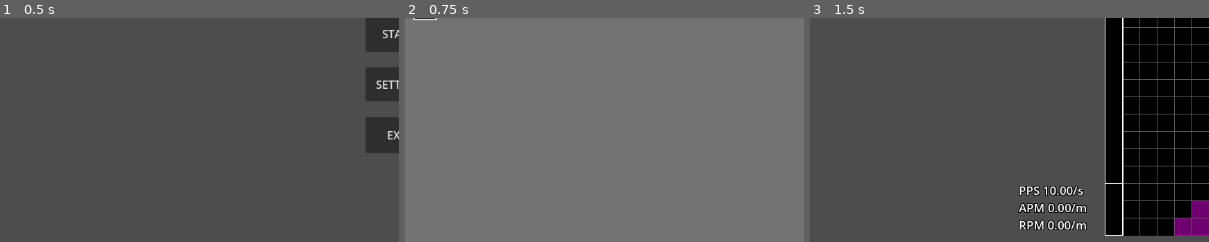
Above: before the commit, frames 1-3 (left to right).
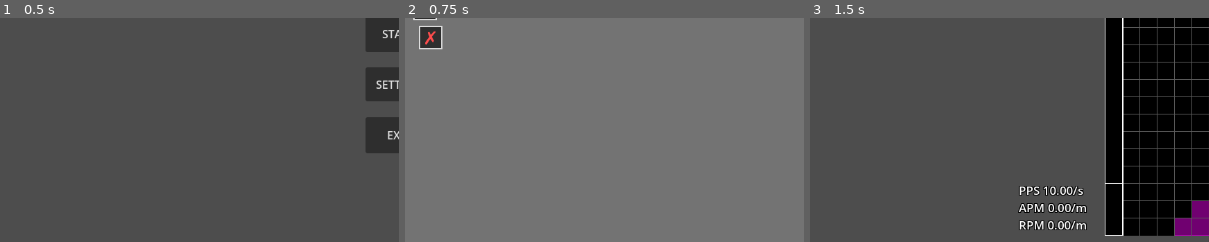
Above: after the commit, the same moments.

Repository: muderstar/TowerTris
Game: Godot game, scene res://Tscns/main_menu.tscn
Same seed, same stepped clock (60 frames per second), same inputs: the game is played once before the commit and once after it.
Inputs:
- Up to frame 1 (0.5 s): no input
- Up to frame 2 (0.75 s): click "START" at 0.5 s
- Up to frame 3 (1.5 s): click "START" at 1.25 s
The pictures show only the part of the screen within x 0-50%, y 40-90%; the shares and areas given below are measured in that part.

Frame 1 is identical in both runs. In frame 2, 0.6% of the frame differs, in the area x 3-10%, y 3-15%; in frame 3, nothing differs.

Commit message:
增加Allspin模式

Diff:
--- a/Scripts/buff_chose/buff_chose_area.gd
+++ b/Scripts/buff_chose/buff_chose_area.gd
@@ -52,6 +52,7 @@
 	"SuddenlyDeath_9": "突然死亡IV：垃圾行在缓冲结束后就会一次性全部上涨，缓冲时间大幅度缩短",
 	"SuddenlyDeath_10": "突然死亡X：垃圾行在缓冲结束后就会一次性全部上涨，缓冲时间极大幅度缩短",
 	"Invisible_1":"隐形I：开启隐形",
+	"Allspin_1":"全旋I：启用Allspin，当消行类型与行数都与上次完全一致时立刻上涨一行垃圾行",
 }
 
 
@@ -113,6 +114,7 @@
 	"SuddenlyDeath_9": {"suddenly_death_mode": true,"drop_limit_cancel":true,"buffer_duration":1},
 	"SuddenlyDeath_10": {"suddenly_death_mode": true,"drop_limit_cancel":true,"buffer_duration":0.5},
 	"Invisible_1": {"tetris_invisible": 1},
+	"Allspin_1": {"tetris_allspin": 1},
 }
 
 # ToggleBox 节点引用（可在编辑器中拖入或由代码动态添加）
--- a/Scripts/main_game/garbage_line_controller.gd
+++ b/Scripts/main_game/garbage_line_controller.gd
@@ -212,7 +212,7 @@
 ## ========== 强制上涨系统（核心功能） ==========
 
 ## 强制上涨行数（通用功能，支持自定义行数据生成器）
-func force_raise_rows(row_count: int, row_generator: Callable) -> bool:
+func force_raise_rows(row_count: int, row_generator: Callable, skip_piece_handling: bool = false) -> bool:
 	if row_count <= 0:
 		return false
 
@@ -221,7 +221,7 @@
 
 	# 如果tetris_controller存在，先清除当前方块并记录其位置
 	var current_pos = null
-	if tetris_controller:
+	if tetris_controller and not skip_piece_handling:
 		# 保存当前方块位置
 		current_pos = tetris_controller.current_position
 		# 清除当前方块（从版面上移除）
@@ -288,8 +288,8 @@
 			tetris_controller._game_over("方块堆积过高")
 		return false
 
-	# 如果tetris_controller存在，恢复当前方块（位置向上移动row_count行）
-	if tetris_controller and current_pos != null:
+	# 如果tetris_controller存在且需要处理当前方块，恢复当前方块（位置向上移动row_count行）
+	if tetris_controller and not skip_piece_handling and current_pos != null:
 		# 计算新位置：Y坐标向上移动row_count行（减小）
 		var new_pos = Vector2i(current_pos.x, current_pos.y - row_count)
 
@@ -725,6 +725,36 @@
 		# 不返回 0 表示有数据进入队列
 		return _pending_rise_queue.size()
 
+## Allspin：上涨 x 行标准垃圾行（直接插入版面，不走延迟队列，消行完成后调用）
+func insert_allspin_garbage_directly(row_count: int = 1) -> void:
+	if row_count <= 0:
+		return
+	var all_holes = []
+	for i in range(row_count):
+		var hole = _get_next_hole_position()
+		if hole.is_empty():
+			return
+		all_holes.append(hole)
+	# 创建行生成器
+	var gen = _generate_garbage_row_generator(all_holes[0], false)
+	force_raise_rows(row_count, gen, true)
+
+## Allspin：上涨 x 行标准垃圾行（直接推到上升队列最前面）
+func add_allspin_garbage(row_count: int = 1) -> void:
+	if row_count <= 0:
+		return
+	for i in range(row_count):
+		var hole = _get_next_hole_position()
+		if hole.is_empty():
+			return
+		_pending_rise_queue.push_front({
+			"holes": hole,
+			"is_buffered": false,
+			"color": garbage_color,
+			"empty_color": null,
+		})
+	_start_rise_timer()
+
 ## 检查当前是否有待处理的垃圾行
 func has_pending_garbage() -> bool:
 	return is_garbage_locked or not pending_garbage_data.is_empty()
--- a/Scripts/main_game/tetris_clear_line.gd
+++ b/Scripts/main_game/tetris_clear_line.gd
@@ -119,6 +119,11 @@
 var btb_count: int = 0
 var is_btb_active: bool = false
 var spin0_btb_enabled: bool = false  # Spin0是否触发BTB（由buff控制）
+var tetris_allspin: int = 0          # 0=关闭, 1=启用Allspin
+
+# Allspin：记录上次消行类型和行数（用于下一次消行时比对）
+var _last_clear_type: String = ""    # 上次消行类型（如"T-Spin"、"Mini T-Spin"、"I-Spin"、""等）
+var _last_clear_count: int = 0       # 上次消行行数
 
 # PC状态
 var current_pc_text: String = ""
@@ -265,6 +270,9 @@
 			# 正常情况下spin0不触发BTB也不断开BTB
 
 			reset_rotation_record()
+			# 记录Spin0消行信息
+			_last_clear_type = spin_type
+			_last_clear_count = 0
 		else:
 			combo_count = 0
 			reset_rotation_record()
@@ -272,6 +280,10 @@
 			has_cleared_lines = false
 			clear_texts_except_btb()
 		return 0
+
+	# Allspin判定：落块时判定此消行是否与上次完全一致
+	var is_allspin_repeat: bool = (tetris_allspin == 1 and clear_count > 0
+		and clear_count == _last_clear_count and spin_type == _last_clear_type)
 
 	has_cleared_lines = true
 	var is_spin = not spin_type.is_empty()
@@ -316,6 +328,14 @@
 	reset_rotation_record()
 	combo_count += 1
 
+	# Allspin延续：消行计算完成后直接上涨一行垃圾行（不走延迟队列，类似突然死亡VIII）
+	if is_allspin_repeat and garbage_line_controller:
+		garbage_line_controller.insert_allspin_garbage_directly()
+
+	# 记录本次消行信息（供下次Allspin比对）
+	_last_clear_type = spin_type
+	_last_clear_count = clear_count
+
 	return clear_count
 
 ## 更新BTB状态
@@ -385,7 +405,9 @@
 			else:
 				spin_damage = base_damage_table.get(clear_count, 0)
 		else:
-			spin_damage = base_damage_table.get(clear_count, 0)
+			# 非Mini非T-Spin的全旋（如"I-Spin"、"L-Spin"等）→ 使用T-Spin伤害表作为通用全旋伤害
+			var full_spin_data: Dictionary = spin_damage_table.get("T-Spin", {})
+			spin_damage = full_spin_data.get(clear_count, base_damage_table.get(clear_count, 0))
 
 		base_damage = 0
 	else:
@@ -509,6 +531,10 @@
 	if last_rotation_piece_type == "T":
 		# T块卡住 → 全 T-Spin
 		return "T-Spin"
+
+	if tetris_allspin == 1:
+		# Allspin模式：非T块卡住 → 全 Spin（不加 Mini 前缀）
+		return last_rotation_piece_type + "-Spin"
 
 	# 非T块卡住 → 视作 Mini Spin
 	return "Mini " + last_rotation_piece_type + "-Spin"
--- a/Scripts/main_game/tower_controller.gd
+++ b/Scripts/main_game/tower_controller.gd
@@ -135,6 +135,9 @@
 
 	if extra_data_dict.has("spin0_btb_enabled"):
 		clear_line_controller.spin0_btb_enabled = extra_data_dict["spin0_btb_enabled"]
+
+	if extra_data_dict.has("tetris_allspin"):
+		clear_line_controller.tetris_allspin = extra_data_dict["tetris_allspin"]
 
 func _set_timer():
 	garbage_sent_timer = Timer.new()
--- a/Tscns/buff_chose_area.tscn
+++ b/Tscns/buff_chose_area.tscn
@@ -15,7 +15,7 @@
 top_scroll_container = NodePath("../TopArea/TopScrollContainer")
 middle_scroll_container = NodePath("../MiddleLeftArea/MiddleScrollContainer")
 buff_list = NodePath("../MiddleLeftArea/MiddleScrollContainer/BuffList")
-toggle_boxes = [NodePath("../TopArea/TopScrollContainer/Togg …(1194 unchanged characters)… Container/ToggleGrid/List5/Invisible_1")]
+toggle_boxes = [NodePath("../TopArea/TopScrollContainer/Togg …(1194 unchanged characters)… Container/ToggleGrid/List5/Invisible_1"), NodePath("../TopArea/TopScrollContainer/ToggleGrid/List6/Allspin_1")]
 
 [node name="TopArea" type="ColorRect" parent="CanvasLayer" unique_id=1035801558]
 anchors_preset = -1
@@ -252,6 +252,24 @@
 layout_mode = 2
 script = ExtResource("2_7sx2r")
 box_id = "Invisible_1"
+box_size = 32
+default_checked = false
+
+[node name="List6" type="HBoxContainer" parent="CanvasLayer/TopArea/TopScrollContainer/ToggleGrid" unique_id=1517168648]
+layout_mode = 0
+offset_left = 17.0
+offset_top = 272.0
+offset_right = 21.0
+offset_bottom = 304.0
+
+[node name="ConnectorLine" type="Control" parent="CanvasLayer/TopArea/TopScrollContainer/ToggleGrid/List6" unique_id=156552397]
+layout_mode = 2
+script = ExtResource("3_7sx2r")
+
+[node name="Allspin_1" type="Control" parent="CanvasLayer/TopArea/TopScrollContainer/ToggleGrid/List6" unique_id=734234311]
+layout_mode = 2
+script = ExtResource("2_7sx2r")
+box_id = "Allspin_1"
 box_size = 32
 default_checked = false
 
